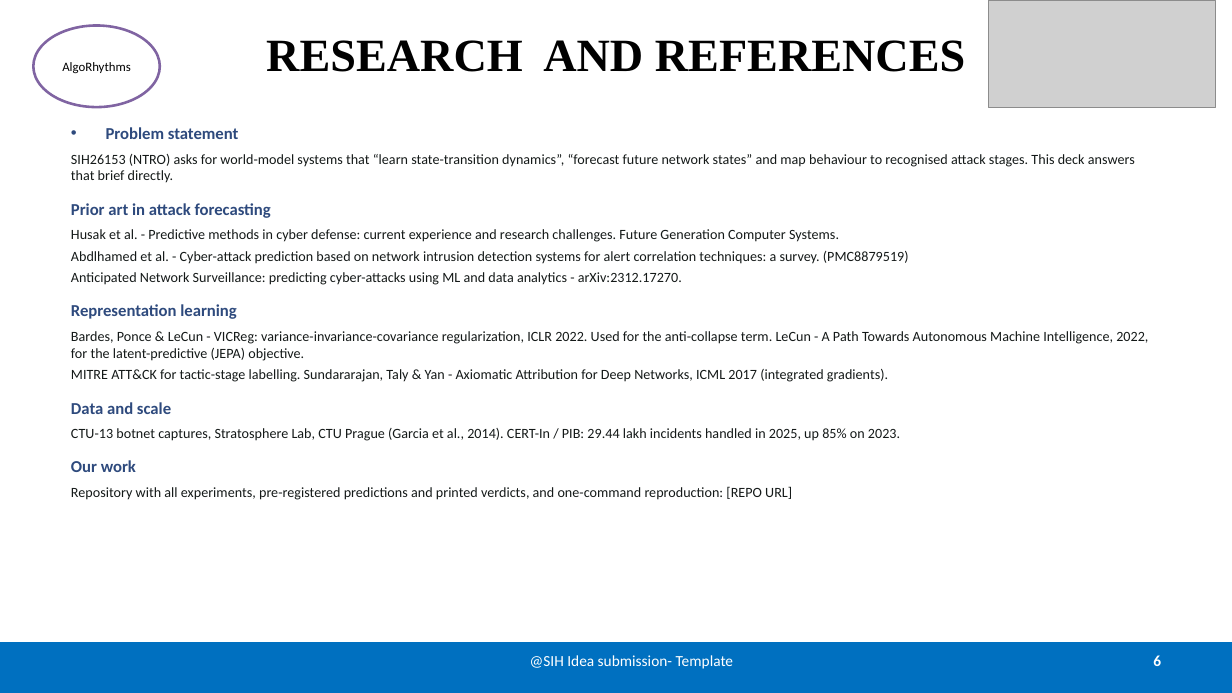
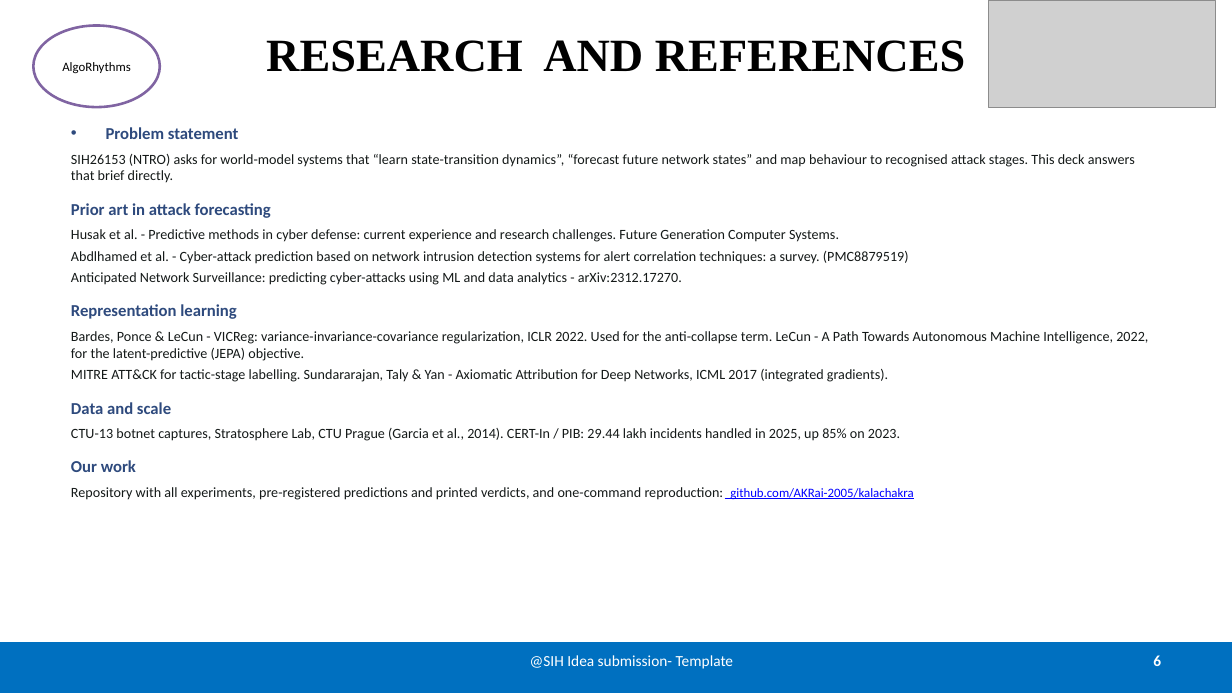
Before and after one commit to AKRai-2005/kalachakra, a slide deck: slide 6 of submission/SIH2026_SIH26153_KALACHAKRA_idea.pptx. Drawn at 1232x693 pixels with LibreOffice and Linux fonts; fonts in the diff are those of the drawing; grey boxes stand for pictures. Boxes give left, top, right and bottom in pixels: in the first picture for what was removed or moved away, otherwise in the second. Text is boxed around its words. In the diff, an @@ line names an element or a change of style, - is before the commit and + after.

Commit message:
Print the repository address on the deck instead of a placeholder
Slide 6 ended on the literal text [REPO URL]. It now carries the
address, as a hyperlink and as readable text, so it survives being
printed or exported to PDF.

The stack line here is left alone: unlike the companion submission,
this project really does depend on PyTorch - the world model and the
integrated-gradients attribution are both written against it.

Team ID on slide 1 is still a placeholder.

```diff
--- a/submission/SIH2026_SIH26153_KALACHAKRA_idea.pptx
+++ b/submission/SIH2026_SIH26153_KALACHAKRA_idea.pptx
@@ text at (71, 487, 913, 500): text changed @@
-Repository with all experiments, pre-registered predictions and printed verdicts, and one-command reproduction: [REPO URL]
+Repository with all experiments, pre-registered predictions and printed verdicts, and one-command reproduction: github.com/AKRai-2005/kalachakra
```
Also in this commit, not shown: 2 other files.
